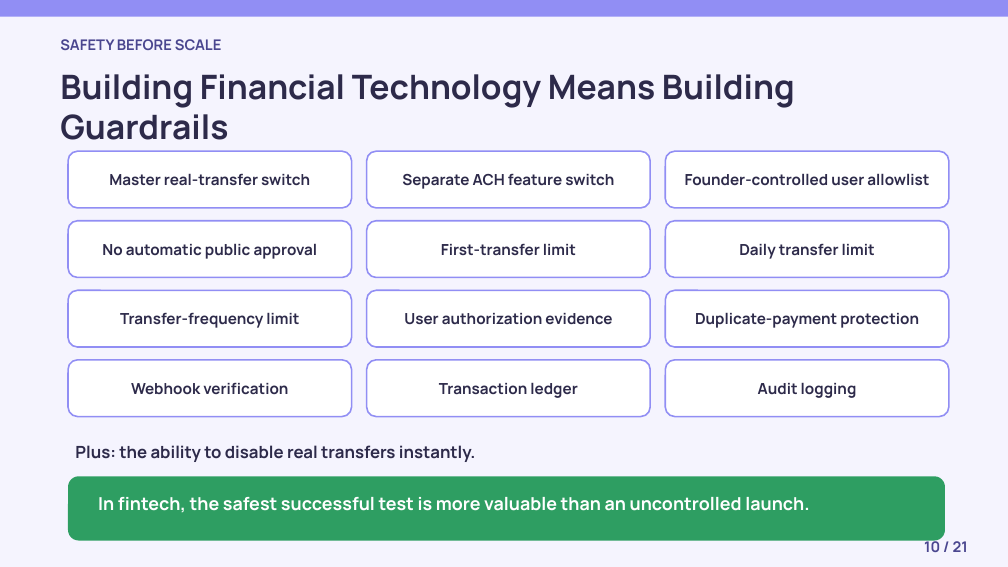
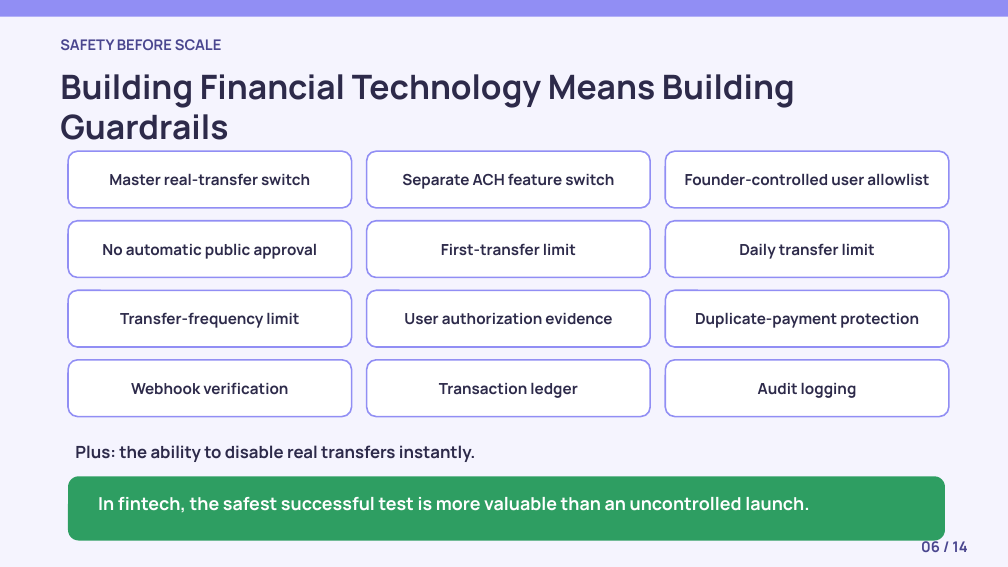
Before and after one commit to Dime-Time/Dime-Time-Technologies, a slide deck: slide 6 of attached_assets/university-deck-slides/dime-time-university-founder-journey.pptx (slide 10 before the commit). Drawn at 1008x567 pixels with LibreOffice and Linux fonts; fonts in the diff are those of the drawing. Boxes give left, top, right and bottom in pixels: in the first picture for what was removed or moved away, otherwise in the second. Text is boxed around its words. In the diff, an @@ line names an element or a change of style, - is before the commit and + after.

```diff
--- a/attached_assets/university-deck-slides/dime-time-university-founder-journey.pptx
+++ b/attached_assets/university-deck-slides/dime-time-university-founder-journey.pptx
@@ text at [921,538,967,552]: text changed @@
-10 / 21
+06 / 14
```
Also in this commit, not shown: 13 other slides changed, 7 slides removed, 6 other files.
